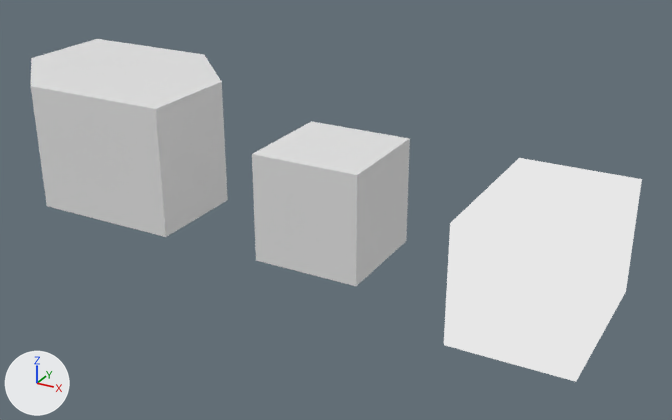
The glTF model public/first.gltf as it was, and as the next commit left it.
One viewpoint serves both versions: a 50 mm camera at (7.35, -13.25, 7.44) aimed at (-0.21, 0.51, 0.56). The axes (+X, +Y, +Z) are drawn at lower left. The lights are the same throughout.
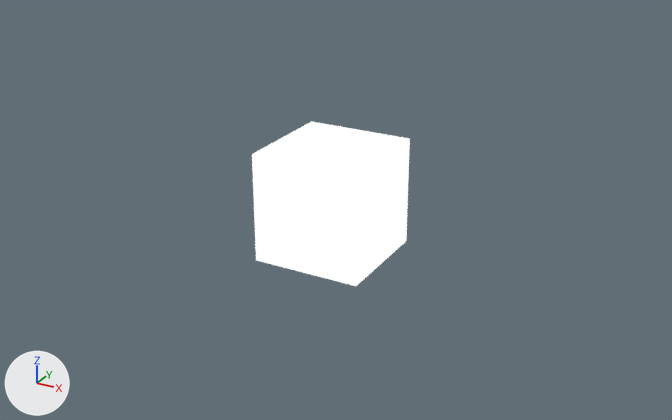
The newer file is also rescaled (x0.25) as a whole; pictures and numbers use the older file's frame.

Pixel boxes [x1, y1, x2, y2] of what changed, in the pictures (672 x 420 px):
'Cube.001', deleted
    before: [444, 158, 642, 382]
'Cube.002', deleted
    before: [31, 39, 228, 237]
'Cube', recoloured
    both: [252, 121, 410, 286]

Edits to the bpy script that builds the scene:
```text
Change mat_material_002:
    where n0 = _N.new('ShaderNodeEmission'); n0.name = 'Emission'
    remove n0.inputs[0].default_value = (0.8, 0.8, 0.8, 1.0)  # 'Color', white #e7e7e7
Change me_cube:
    where me_cube.from_pydata(...)  # 8 vertices, 12 faces; spans x -1.0..1.0, y -1.0..1.0, z -1.0..1.0
    add me_cube.materials.append(mat_material_002)
Remove ob_cube_001:
    ob_cube_001 = bpy.data.objects.new('Cube.001', me_cube_001)
    ob_cube_001.location = (4.0, 0.0, 1.0)
Remove ob_cube_002:
    ob_cube_002 = bpy.data.objects.new('Cube.002', me_cube_002)
    ob_cube_002.location = (-4.0, 0.0, 1.0)
```
